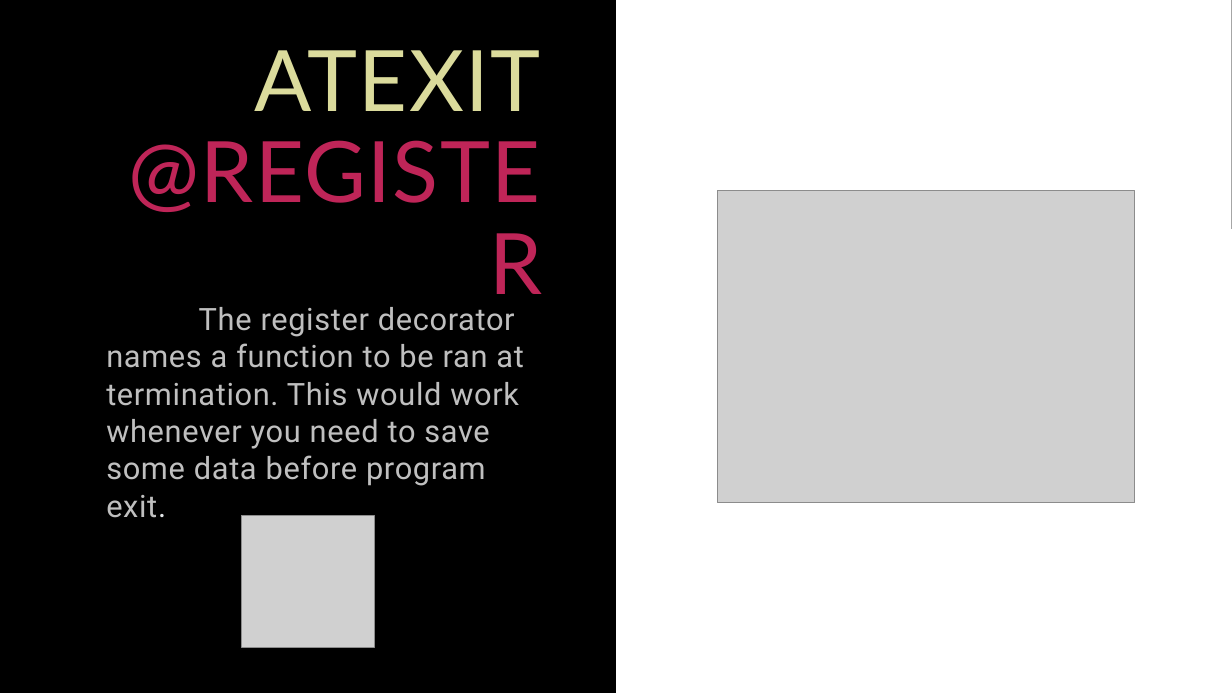
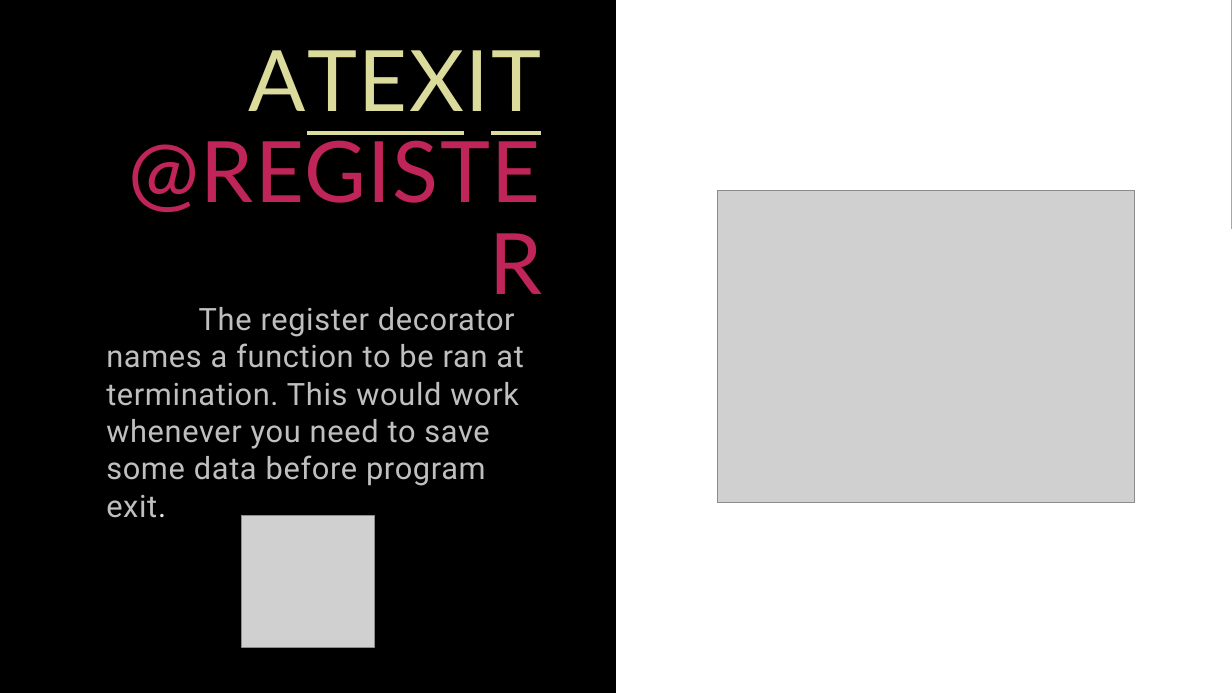
Before and after one commit to Cristi-la/JPWP, a slide deck: slide 24 of Practical use of decorators in Python.pptx (slide 23 before the commit). Drawn at 1232x693 pixels with LibreOffice and Linux fonts; fonts in the diff are those of the drawing; grey boxes stand for pictures. Boxes give left, top, right and bottom in pixels: in the first picture for what was removed or moved away, otherwise in the second. Text is boxed around its words. In the diff, an @@ line names an element or a change of style, - is before the commit and + after.

```diff
--- a/Practical use of decorators in Python.pptx
+++ b/Practical use of decorators in Python.pptx
@@ title "ATEXIT @REGISTER" at [248,50,541,337]: underline on in "ATEXIT" @@
```
Also in this commit, not shown: 2 other slides changed, 1 slide added, 7 other files.
